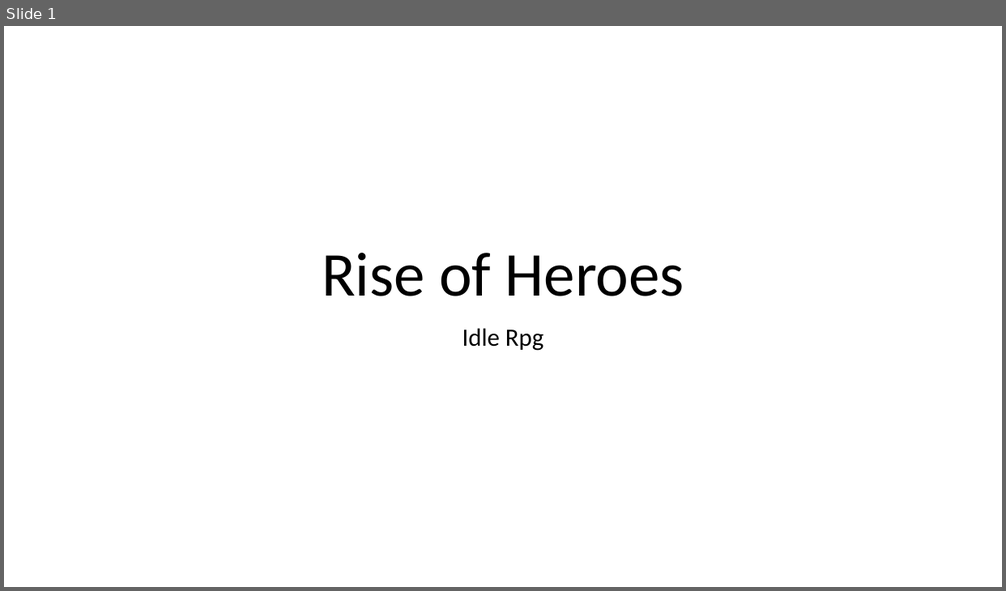
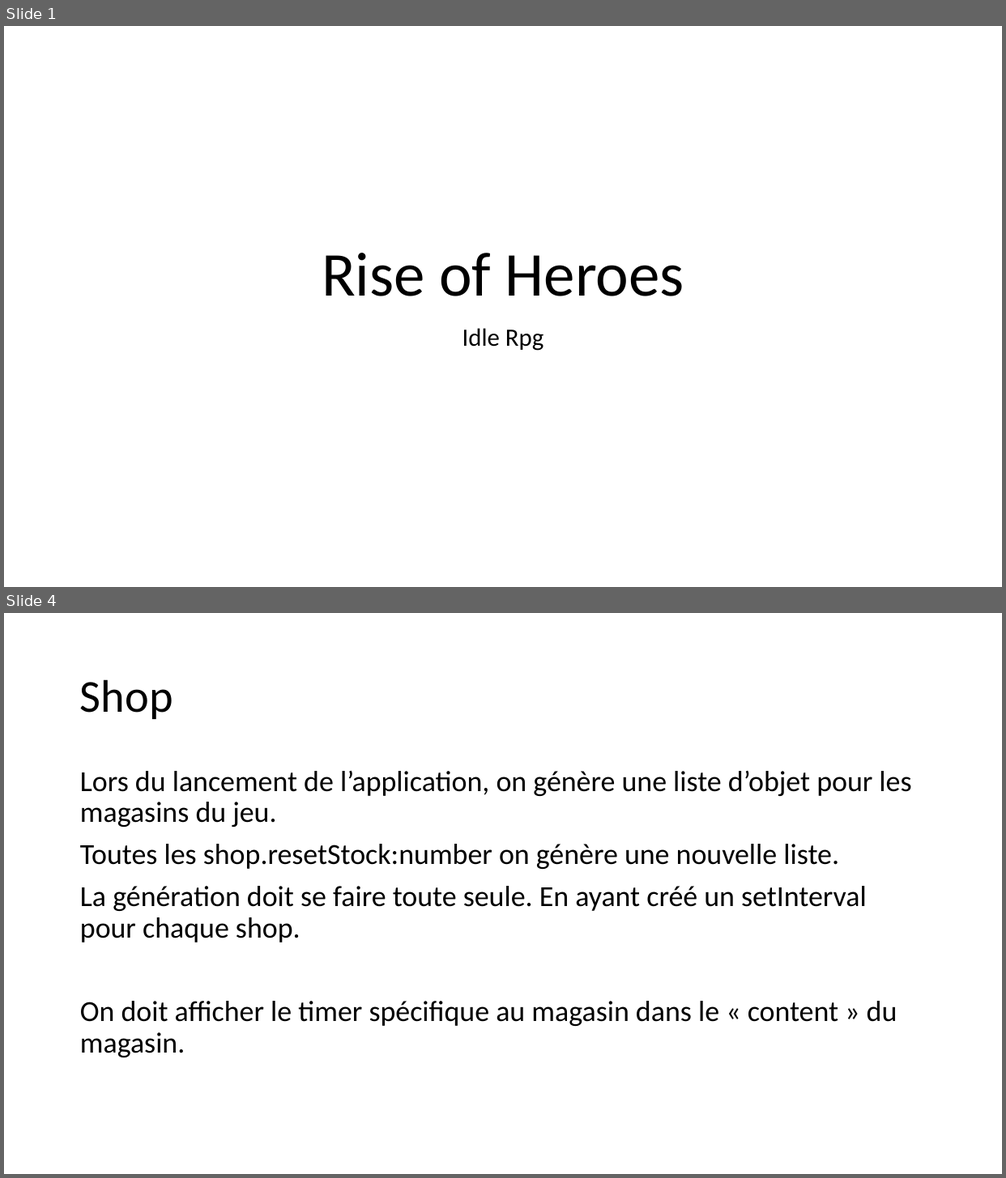
Before and after one commit to Ezazhel/RiseOfHeroes, a slide deck: Rise of Heroes.pptm. Shown one above the other, each under a label of ours: slide 1 before the commit, slides 1 and 4 after it; the slides between them are not shown. The pictures are 1006x591 and 1006x1178 pixels, drawn with LibreOffice and Linux fonts; fonts in the diff are those of the drawing. Boxes give left, top, right and bottom in pixels: in the first picture for what was removed or moved away, otherwise in the second. Text is boxed around its words. In the diff, an @@ line names an element or a change of style, - is before the commit and + after.

Commit message:
Shop for city store

```diff
--- a/Rise of Heroes.pptm
+++ b/Rise of Heroes.pptm
@@ slide 4 added at (x1=4, y1=613, x2=1002, y2=1174), background #FFFFFF @@
@@ title added at (x1=80, y1=679, x2=173, y2=719), 44 pt, text #000000 @@
+Shop
@@ text added at (x1=80, y1=770, x2=911, y2=1058), 28 pt, text #000000 @@
+Lors du lancement de l’application, on génère une liste d’objet pour les magasins du jeu.
+Toutes les shop.resetStock:number on génère une nouvelle liste.
+La génération doit se faire toute seule. En ayant créé un setInterval pour chaque shop.
+On doit afficher le timer spécifique au magasin dans le « content » du magasin.
```
Also in this commit, not shown: 2 other slides added, 5 slides removed, 47 other files.
